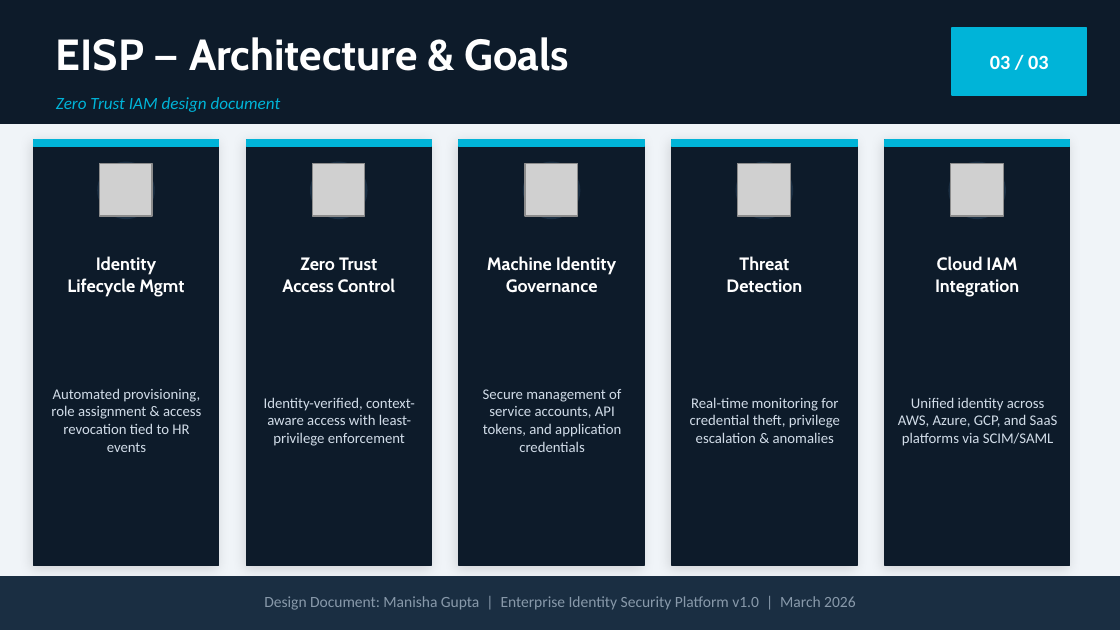
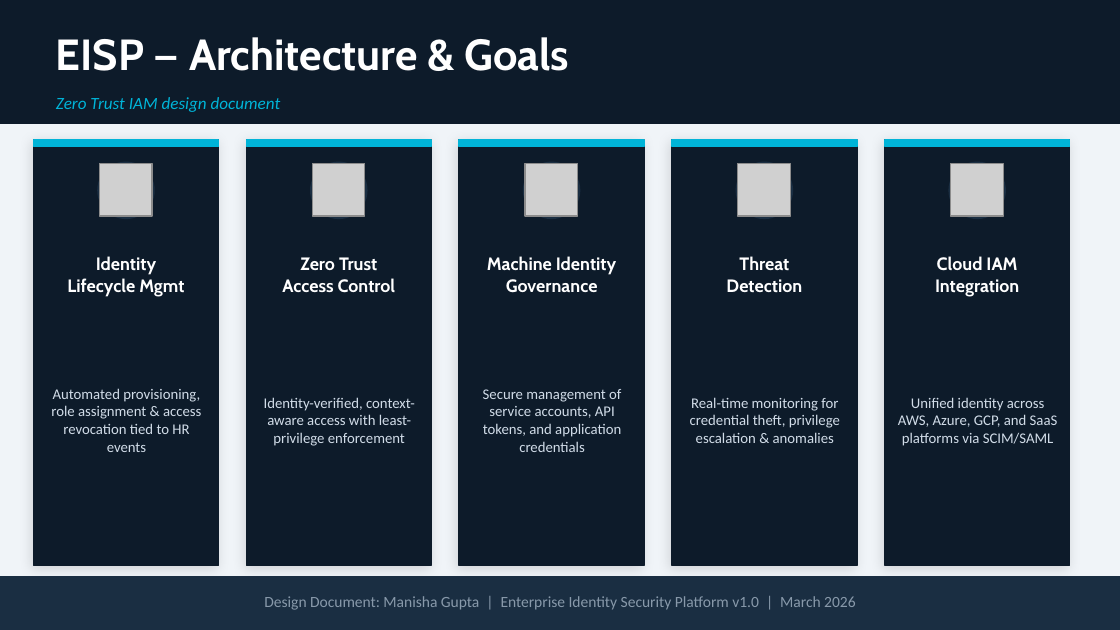
Before and after one commit to Manishagem/Manisha_6monthDAEprogram, a slide deck: slide 6 of semester2/Manisha_Cohort_Showcase.pptx (slide 8 before the commit). Drawn at 1120x630 pixels with LibreOffice and Linux fonts; fonts in the diff are those of the drawing; grey boxes stand for pictures. Boxes give left, top, right and bottom in pixels: in the first picture for what was removed or moved away, otherwise in the second. Text is boxed around its words. In the diff, an @@ line names an element or a change of style, - is before the commit and + after.

```diff
--- a/semester2/Manisha_Cohort_Showcase.pptx
+++ b/semester2/Manisha_Cohort_Showcase.pptx
@@ rectangle removed at [952, 28, 1086, 95] @@
@@ text removed at [990, 55, 1048, 69] @@
-03 / 03
```
Also in this commit, not shown: 1 other slide changed, 2 slides removed, 1 other file.
